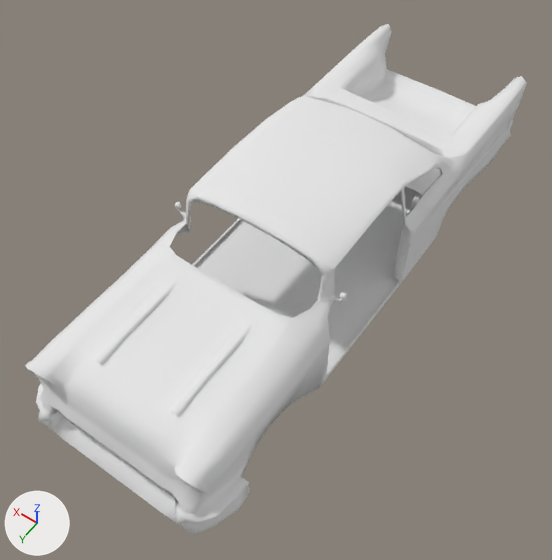
An edit to the OBJ model PartyFpsTactics/Assets/Classic_car_1955/Car_obj/car_body.obj, drawn before and after from the same camera.
Before and after are seen from a 50 mm lens placed at (-44.0, 60.7, 102.0), pointed at (-0.4, -0.4, 6.0). Arrows for +X, +Y and +Z are at lower left; the lights stay in place. Where no turn or scale is listed for an object, it has been applied to the vertices.

Script lines for the objects in view, before the commit:
```python
me_car_body = bpy.data.meshes.new('car_body')
me_car_body.from_pydata(...)  # 2587 vertices, 2688 faces; spans x -17.4..17.4, y -58.1..38.8, z -0.1..24.1
me_car_body.materials.append(mat_blinn1sg)  # white #e7e7e7
ob_car_body = bpy.data.objects.new('car_body', me_car_body)
ob_car_body.location = (0.0, 0.0, 0.0)
```
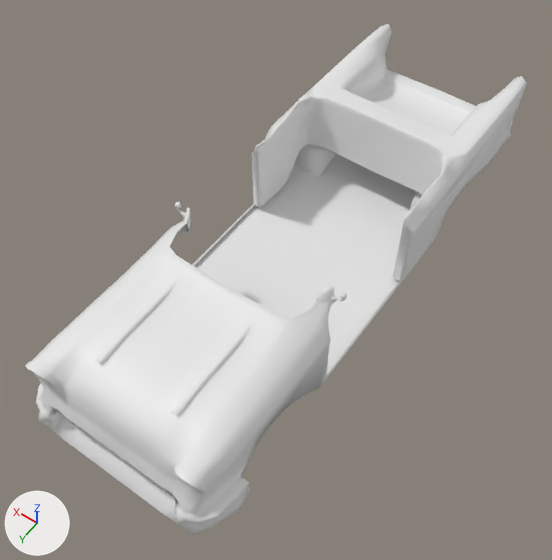
Patch to the scene script:
```diff
--- a/PartyFpsTactics/Assets/Classic_car_1955/Car_obj/car_body.obj.py
+++ b/PartyFpsTactics/Assets/Classic_car_1955/Car_obj/car_body.obj.py
@@ me_car_body @@
 # used by ob_car_body; location = (0.0, 0.0, 0.0)
-me_car_body.from_pydata(...)  # 2587 vertices, 2688 faces; spans x -17.4..17.4, y -58.1..38.8, z -0.1..24.1
+me_car_body.from_pydata(...)  # 2305 vertices, 2382 faces; spans x -17.4..17.4, y -58.1..38.8, z -0.1..18.1
+# me_car_body part 1
+# 282 vertices are removed from x -13.9..13.9, y -27.7..4.7, z 18.0..24.1
+# 325 faces are deleted
+# 4 vertices move within x -15.0..-14.9, y 3.8..3.9, z 16.8
+# 19 new faces join them
 me_car_body.materials.append(mat_blinn1sg)
```

Pixel boxes [x1, y1, x2, y2] of what changed, in the pictures (552 x 560 px):
part 1 of me_car_body, cut back: [186, 95, 447, 301] in both
